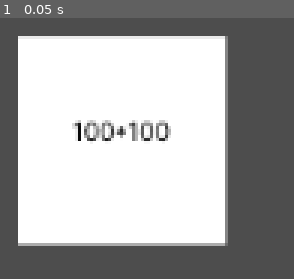
Above: before the commit, frame 1.
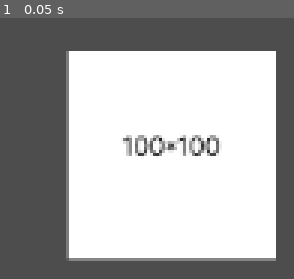
Above: after the commit, the same moment.

Repository: giovanemachado/toads-train
Game: Godot game, scene res://main_scene.tscn
Two runs of this game, one before a commit and one after it. Both use one fixed random seed, a clock stepped at 60 frames per second and the inputs below.
Inputs:
- Up to frame 1 (0.05 s): no input

The runs differ from the first frame. In frame 1, 38% of the frame differs, in the area x 6-94%, y 6-94%.

Commit message:
adicionando fsm, e alguns arquivos de debug

Diff:
--- a/main_scene.tscn
+++ b/main_scene.tscn
@@ -1,16 +1,38 @@
-[gd_scene load_steps=3 format=3 uid="uid://cvku8ipjd3ai7"]
+[gd_scene load_steps=7 format=3 uid="uid://cvku8ipjd3ai7"]
 
 [ext_resource type="Script" path="res://src/debug/Debug.gd" id="1_ago47"]
 [ext_resource type="Texture2D" uid="uid://ctknoqft0tyk8" path="res://src/utils/assets/100x100_size.png" id="2_ow261"]
+[ext_resource type="Script" path="res://src/debug/debug_states/DebugStateManager.gd" id="3_n3dx5"]
+[ext_resource type="Script" path="res://src/debug/debug_states/DebugIdleState.gd" id="4_ylb3p"]
+[ext_resource type="Script" path="res://src/debug/debug_states/DebugNotIdleAnymoreState.gd" id="5_uryi2"]
+
+[sub_resource type="RectangleShape2D" id="RectangleShape2D_su5tm"]
+size = Vector2(84, 89)
 
 [node name="Main" type="Node"]
 
 [node name="Debug" type="Node2D" parent="."]
 script = ExtResource("1_ago47")
 
-[node name="Sprite2D" type="Sprite2D" parent="Debug"]
-position = Vector2(546, 313)
+[node name="DebugFSM" type="StaticBody2D" parent="Debug"]
+position = Vector2(570, 320)
+
+[node name="Sprite2D" type="Sprite2D" parent="Debug/DebugFSM"]
 texture = ExtResource("2_ow261")
+
+[node name="CollisionShape2D" type="CollisionShape2D" parent="Debug/DebugFSM"]
+position = Vector2(2, 0.5)
+shape = SubResource("RectangleShape2D_su5tm")
+
+[node name="StateManager" type="Node" parent="Debug" node_paths=PackedStringArray("initial_state")]
+script = ExtResource("3_n3dx5")
+initial_state = NodePath("Idle")
+
+[node name="Idle" type="Node" parent="Debug/StateManager"]
+script = ExtResource("4_ylb3p")
+
+[node name="NotIdleAnymore" type="Node" parent="Debug/StateManager"]
+script = ExtResource("5_uryi2")
 
 [node name="Environment" type="Node" parent="."]
 
--- /dev/null
+++ b/menu_scene.tscn
@@ -0,0 +1,27 @@
+[gd_scene format=3 uid="uid://cufdtc738y2yd"]
+
+[node name="menu_scene" type="Control"]
+layout_mode = 3
+anchors_preset = 15
+anchor_right = 1.0
+anchor_bottom = 1.0
+grow_horizontal = 2
+grow_vertical = 2
+
+[node name="MarginContainer" type="MarginContainer" parent="."]
+layout_mode = 1
+anchors_preset = 15
+anchor_right = 1.0
+anchor_bottom = 1.0
+grow_horizontal = 2
+grow_vertical = 2
+theme_override_constants/margin_left = 35
+theme_override_constants/margin_top = 35
+theme_override_constants/margin_right = 35
+theme_override_constants/margin_bottom = 35
+
+[node name="Button" type="Button" parent="MarginContainer"]
+layout_mode = 2
+size_flags_horizontal = 4
+size_flags_vertical = 8
+text = "Play"
--- a/project.godot
+++ b/project.godot
@@ -16,5 +16,5 @@
 
 [autoload]
 
-Globals="*res://Globals.gd"
-SignalBus="*res://SignalBus.gd"
+Globals="*res://src/utils/scripts/Globals.gd"
+SignalBus="*res://src/utils/scripts/SignalBus.gd"
--- /dev/null
+++ b/src/debug/debug_states/DebugIdleState.gd
@@ -0,0 +1,10 @@
+extends State
+
+class_name DebugIdleState
+
+func _on_enter():
+	print("On Enter Idle")
+	Transitioned.emit(self, "NotIdleAnymore")
+
+func _on_exit():
+	print("On Exit Idle")
--- /dev/null
+++ b/src/debug/debug_states/DebugNotIdleAnymoreState.gd
@@ -0,0 +1,11 @@
+extends State
+
+class_name DebugNotIdleAnymoreState
+
+
+func _on_enter():
+	print("On Enter Not Idle Anymore")
+
+
+func _on_exit():
+	print("On Exit Not Idle Anymore")
--- /dev/null
+++ b/src/debug/debug_states/DebugStateManager.gd
@@ -0,0 +1,5 @@
+extends StateManager
+
+
+func _ready():
+	super._ready()
--- /dev/null
+++ b/src/utils/scripts/fsm/State.gd
@@ -0,0 +1,21 @@
+# DO NOT USE THIS DIRECTLY, CREATE A NEW FILE AND EXTEND IT
+extends Node
+
+class_name State
+
+signal Transitioned
+
+func _on_enter():
+	pass
+
+
+func _on_exit():
+	pass
+
+
+func _on_update(_delta: float):
+	pass
+
+
+func _on_physics_update(_delta: float):
+	pass
--- /dev/null
+++ b/src/utils/scripts/fsm/StateManager.gd
@@ -0,0 +1,48 @@
+# DO NOT USE THIS DIRECTLY, CREATE A NEW FILE AND EXTEND IT
+extends Node
+
+class_name StateManager
+
+@export var initial_state : State
+
+var current_state : State
+var states: Dictionary = {}
+
+
+func _ready():
+	for child in get_children():
+		if child is State:
+			states[child.name.to_lower()] = child
+			child.Transitioned.connect(on_child_transition)
+
+	if initial_state:
+		initial_state._on_enter()
+		current_state = initial_state
+
+
+func _process(delta):
+	if current_state:
+		current_state._on_update(delta)
+
+
+func _physics_process(delta):
+	if current_state:
+		current_state._on_physics_update(delta)
+
+
+func on_child_transition(state: State, new_state_name: String):
+	if state != current_state && current_state != null:
+		return
+
+	var new_state : State = states.get(new_state_name.to_lower())
+
+	print(states)
+	print(new_state_name.to_lower())
+
+	if !new_state:
+		return
+
+	if current_state:
+		current_state._on_exit()
+
+	new_state._on_enter()
Renamed: Globals.gd -> src/utils/scripts/Globals.gd
Renamed: SignalBus.gd -> src/utils/scripts/SignalBus.gd
Not shown, added: src/utils/scripts/fsm/readme.md
